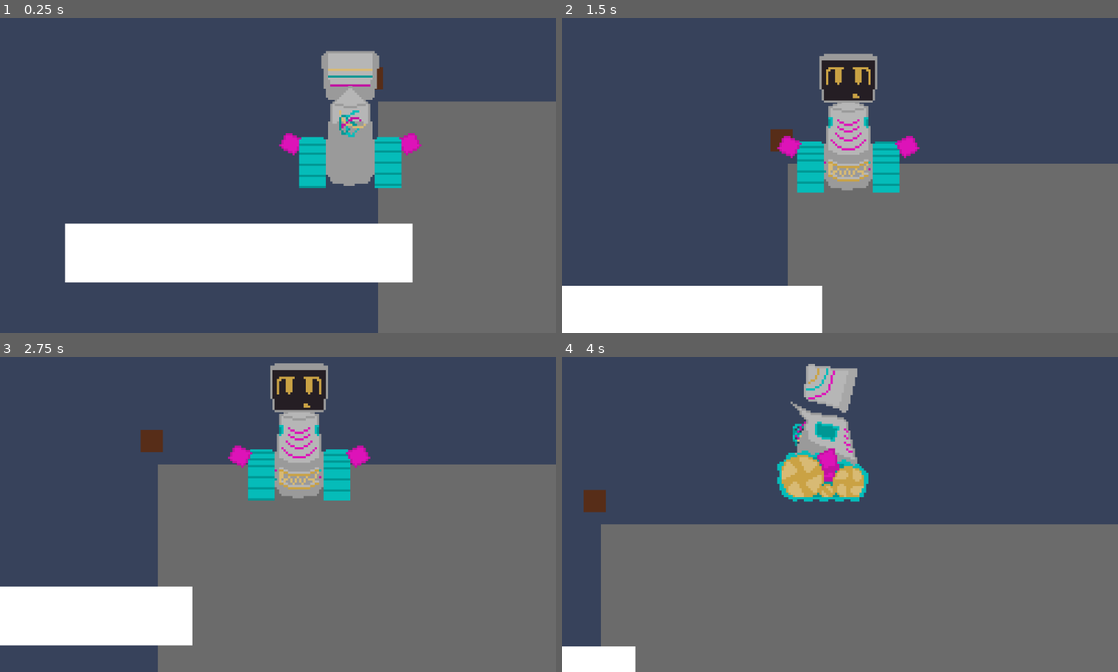
Above: before the commit, frames 1-4 (two rows, left to right).
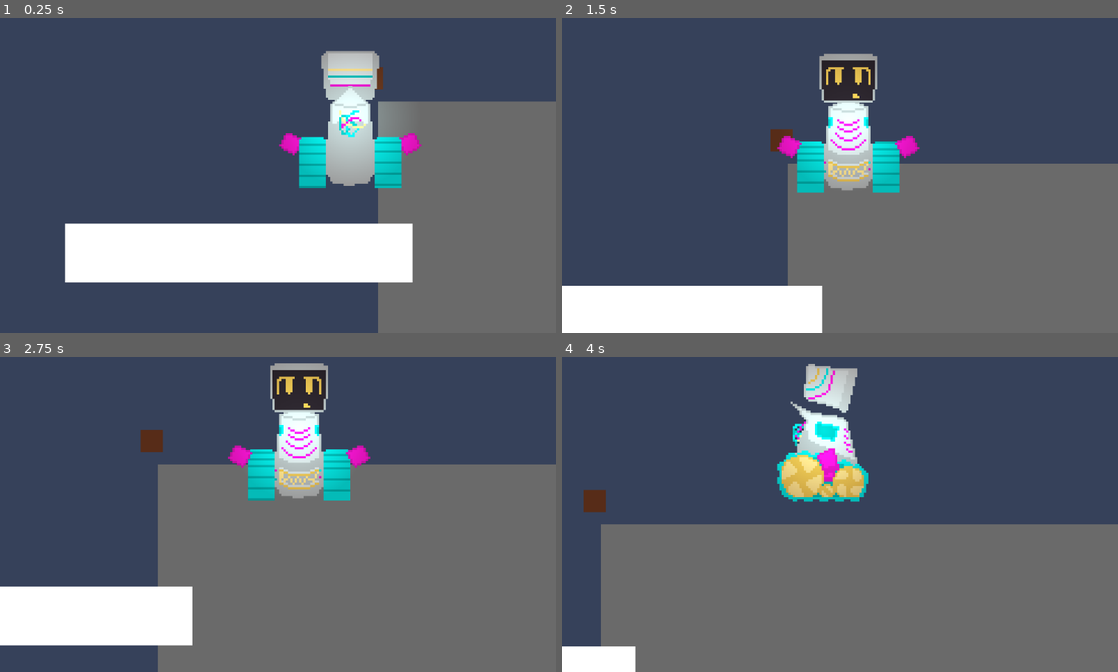
Above: after the commit, the same moments.

Repository: Kustardd/astra
Game: Godot game, scene res://scenes/world.tscn
Same seed, same stepped clock (60 frames per second), same inputs: the game is played once before the commit and once after it.
Inputs:
- Up to frame 1 (0.25 s): no input
- Up to frame 2 (1.5 s): hold D (right) 0.53-1.28 s; hold W (front) 0.53-1.28 s; hold S (back) from 1.28 s (still down); tap E (interact) at 1.35 s
- Up to frame 3 (2.75 s): release S (back) at 2.03 s; hold D (right) from 2.03 s (still down); hold W (front) from 2.03 s (still down)
- Up to frame 4 (4 s): release W (front) at 2.78 s; tap E (interact) at 2.85 s; release D (right) at 3.53 s; hold A (left) from 3.53 s (still down); hold W (front) from 3.53 s (still down)

The runs differ from the first frame. In frame 1, 3.2% of the frame differs, in the area x 54-72%, y 14-48%; in frame 2, 2.3%; in frame 3, 2.4%; in frame 4, 2.9%.

Commit message:
added glow to astra looks cool

Diff:
--- a/project.godot
+++ b/project.godot
@@ -64,6 +64,6 @@
 
 [rendering]
 
-renderer/rendering_method="gl_compatibility"
-renderer/rendering_method.mobile="gl_compatibility"
+renderer/rendering_method.mobile="forward_plus"
+viewport/hdr_2d=true
 environment/defaults/default_clear_color=Color(0.21568628, 0.25882354, 0.35686275, 1)
--- a/scenes/astra.tscn
+++ b/scenes/astra.tscn
@@ -14,6 +14,18 @@
 [ext_resource type="Script" uid="uid://cajfw1fy20qh0" path="res://scenes/astraCamera_2d.gd" id="10_t3h82"]
 [ext_resource type="Script" uid="uid://ci4il4vb3l825" path="res://scripts/states/AstraIdle.gd" id="11_lgyr6"]
 
+[sub_resource type="Gradient" id="Gradient_t3h82"]
+colors = PackedColorArray(1, 1, 1, 1, 0, 0, 0, 1)
+
+[sub_resource type="GradientTexture2D" id="GradientTexture2D_t3h82"]
+gradient = SubResource("Gradient_t3h82")
+width = 256
+height = 256
+use_hdr = true
+fill = 1
+fill_from = Vector2(0.5, 0.5)
+fill_to = Vector2(1, 0.5)
+
 [sub_resource type="RectangleShape2D" id="RectangleShape2D_0ugm7"]
 size = Vector2(156, 92)
 
@@ -377,6 +389,10 @@
 motion_mode = 1
 script = ExtResource("1_1e12r")
 inv = ExtResource("2_t3h82")
+
+[node name="PointLight2D2" type="PointLight2D" parent="." unique_id=1525343907]
+color = Color(0.38883767, 0.54245, 0.54245, 1)
+texture = SubResource("GradientTexture2D_t3h82")
 
 [node name="Astra Hurtbox" type="CollisionShape2D" parent="." unique_id=334826191]
 position = Vector2(2, 82)
--- a/scenes/room_1.tscn
+++ b/scenes/room_1.tscn
@@ -10,16 +10,38 @@
 [sub_resource type="RectangleShape2D" id="RectangleShape2D_80elw"]
 size = Vector2(637, 1204)
 
+[sub_resource type="Environment" id="Environment_80elw"]
+background_mode = 3
+tonemap_mode = 1
+glow_enabled = true
+glow_intensity = 0.28
+glow_strength = 0.7
+glow_bloom = 0.1
+glow_hdr_threshold = 0.22
+fog_mode = 1
+fog_light_color = Color(0.30673343, 0.15031573, 0.2527527, 1)
+fog_density = 1.0
+adjustment_enabled = true
+
+[sub_resource type="Compositor" id="Compositor_8oql1"]
+
 [node name="room1" type="Node2D" unique_id=596815260]
 script = ExtResource("1_xhekj")
-cameraLimLeft = -1200.0
-cameraLimRight = 1200.0
-cameraLimTop = -600.0
-cameraLimBottom = 600.0
+cameraLimLeft = -960.0
+cameraLimRight = 960.0
+cameraLimTop = -540.0
+cameraLimBottom = 540.0
 
 [node name="StartPosition" type="Marker2D" parent="." unique_id=711645133]
 position = Vector2(-241.00002, 46)
 rotation = -0.005225073
+
+[node name="ColorRect" type="ColorRect" parent="." unique_id=358245475]
+offset_left = -1162.0
+offset_top = -939.0
+offset_right = 1923.0
+offset_bottom = 1060.0
+color = Color(0.31, 0.30504, 0.2852, 1)
 
 [node name="Area2D" type="Area2D" parent="." unique_id=997487912]
 position = Vector2(-48, 48)
@@ -104,8 +126,15 @@
 
 [node name="Rendering2" type="Node2D" parent="." unique_id=1090789742]
 
+[node name="WorldEnvironment" type="WorldEnvironment" parent="Rendering2" unique_id=192358214]
+environment = SubResource("Environment_80elw")
+compositor = SubResource("Compositor_8oql1")
+
+[node name="CanvasModulate" type="CanvasModulate" parent="Rendering2" unique_id=110094]
+color = Color(0.5704933, 0.53745735, 0.4877851, 1)
+
 [node name="Astra" parent="Rendering2" unique_id=445600270 instance=ExtResource("1_0tsjr")]
-position = Vector2(20, -248)
+position = Vector2(-109, -259)
 rotation = -0.005225073
 
 [connection signal="body_entered" from="Area2D" to="Area2D" method="_on_body_entered"]
Binary file added: npc1-arm.png
Not shown, added: npc1-arm.png.import
Binary file added: npc1-body.png
Not shown, added: npc1-body.png.import
Binary file added: npc1-head.png
Not shown, added: npc1-head.png.import
Not shown, removed: astra/astra.tscn68042116.tmp
